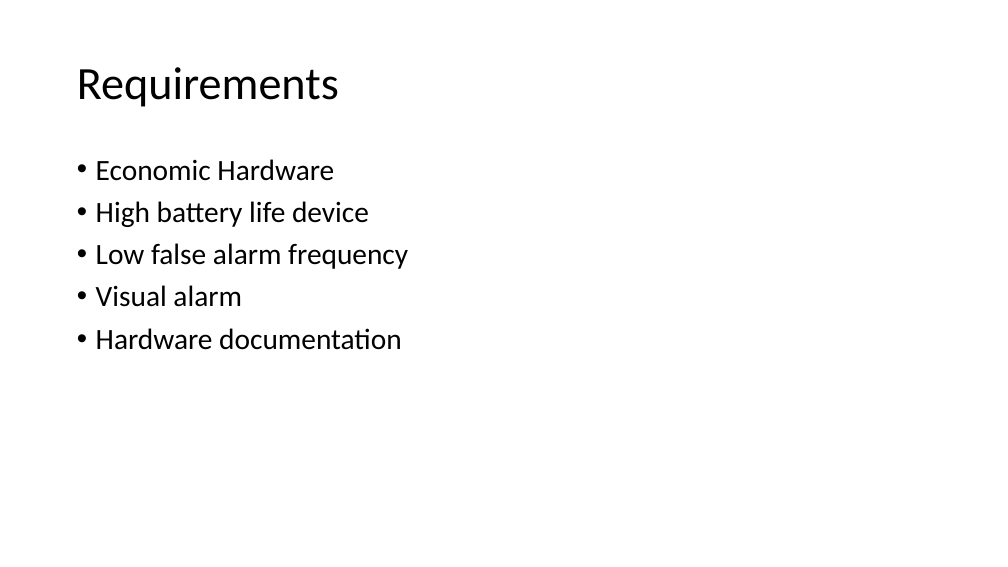
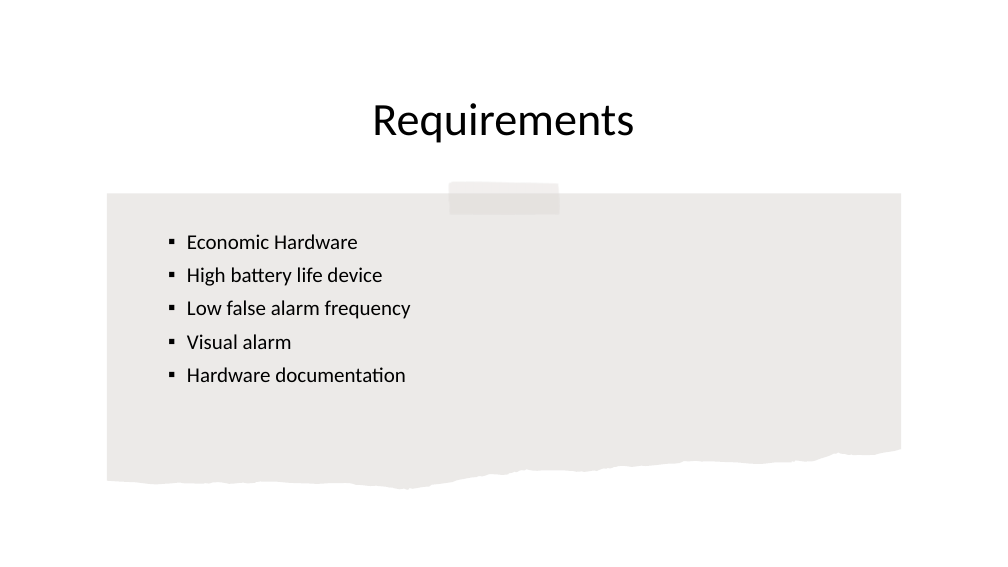
Before and after one commit to MiguelRocha2001/PS-Monitor-IoT-System, a slide deck: slide 3 of Presentation/Presentation.pptx. Drawn at 1008x567 pixels with LibreOffice and Linux fonts; fonts in the diff are those of the drawing. Boxes give left, top, right and bottom in pixels: in the first picture for what was removed or moved away, otherwise in the second. Text is boxed around its words. In the diff, an @@ line names an element or a change of style, - is before the commit and + after.

Commit message:
Improves slide presentation visuals

```diff
--- a/Presentation/Presentation.pptx
+++ b/Presentation/Presentation.pptx
@@ title "Requirements": place and size @@
-title "Requirements" at (77,67,339,107)
+title "Requirements" at (372,103,634,143)
@@ title "Requirements" at (372,103,634,143): alignment left to centre @@
@@ freeform shape added at (107,194,901,490), fill #82766A at 15% opacity @@
@@ freeform shape added at (448,181,560,216), fill #D9D4D0 at 35% opacity @@
@@ text "Economic Hardware": place and size @@
-text "Economic Hardware" at (96,159,408,350)
+text "Economic Hardware" at (187,234,411,382)
@@ text "Economic Hardware" at (187,234,411,382): size 28 to 20 pt; bullet • to ▪ @@
```
Also in this commit, not shown: 14 other slides changed.
